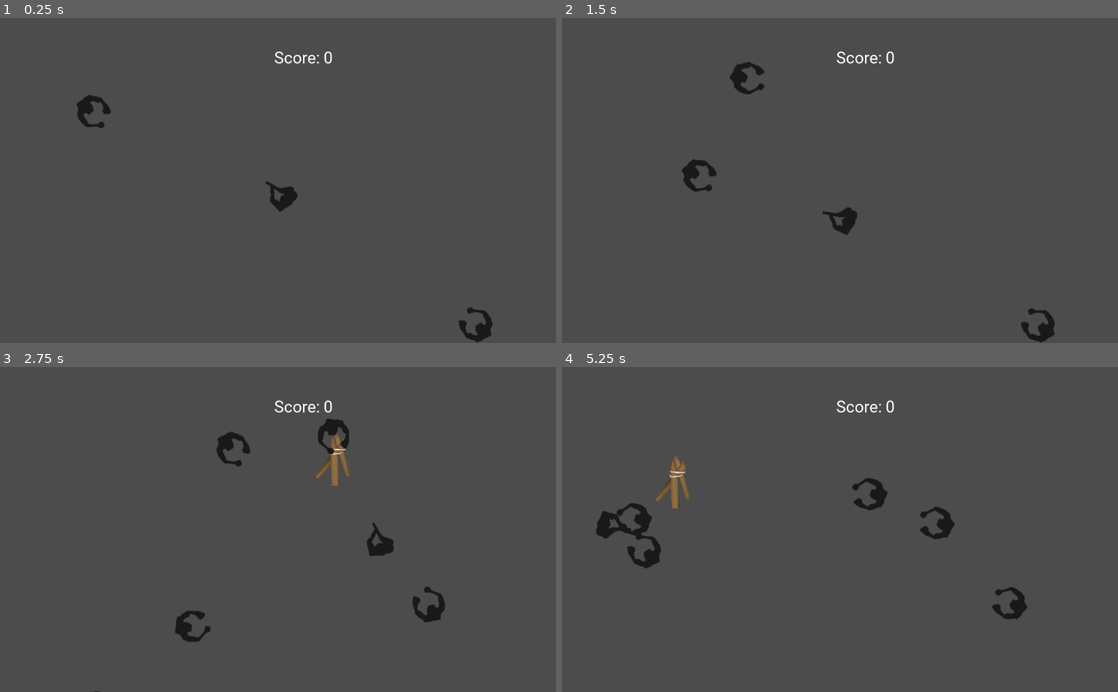
Above: before the commit, frames 1-4 (two rows, left to right).
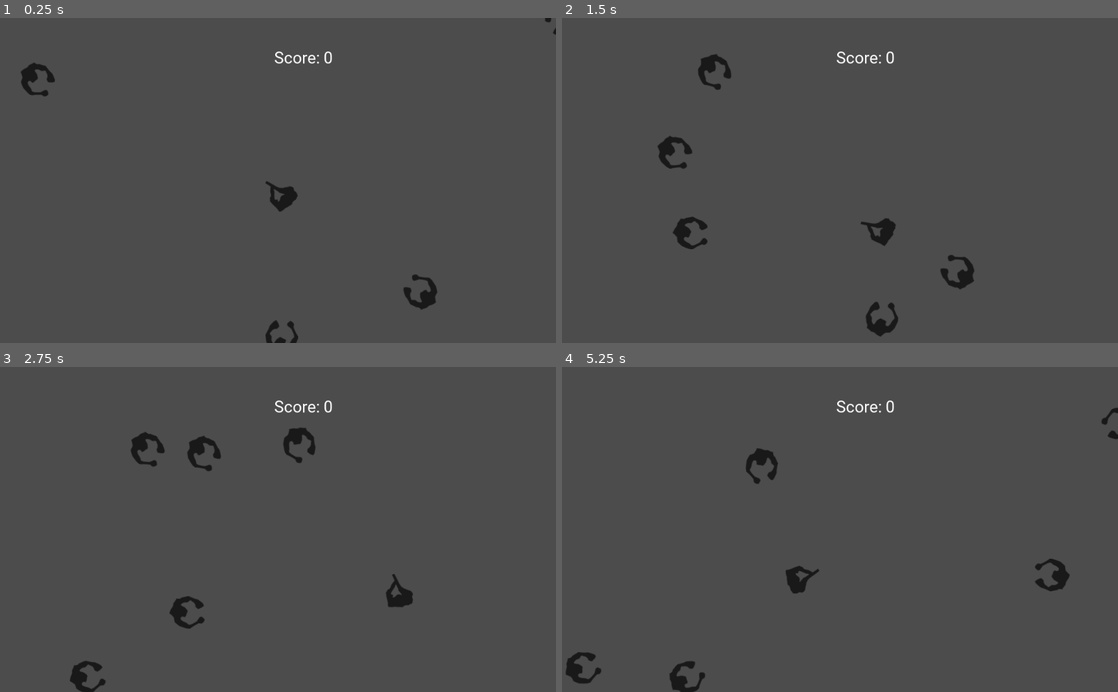
Above: after the commit, the same moments.

Repository: jhanna1/zombie_game
Game: Godot game, scene res://World.tscn
The game is run twice, just before and just after one commit, with the same random seed, the same clock (stepped at 60 frames per second) and the same inputs.
Inputs (mouse positions are in pixels of both pictures, inside the frame that each line leads up to):
- Up to frame 1 (0.25 s): no input
- Up to frame 2 (1.5 s): move the mouse to (962, 164) at 0.52 s; hold D (move_right) 0.53-1.28 s; hold Right mouse button (build) 0.53-1.28 s; tap Shift at 0.8, 1.35 s; move the mouse to (728, 196) at 1.27 s; hold S (move_down) from 1.28 s (still down)
- Up to frame 3 (2.75 s): right-click (166, 545) at 1.55 s; move the mouse to (333, 458) at 2.02 s; release S (move_down) at 2.03 s; hold D (move_right) from 2.03 s (still down); hold Right mouse button (build) from 2.03 s (still down); tap Shift at 2.3 s
- Up to frame 4 (5.25 s): move the mouse to (812, 594) at 2.77 s; release D (move_right) at 2.78 s; release Right mouse button (build) at 2.78 s; hold W (move_up) 2.78-3.53 s; click (812, 594) at 2.85 s; right-click (812, 594) at 3.05 s; move the mouse to (1006, 578) at 3.52 s; hold Shift 3.53-4.28 s; hold A (move_left) 3.53-5.03 s; move the mouse to (673, 480) at 4.27 s; right-click (673, 480) at 4.35 s; move the mouse to (867, 529) at 5.02 s; hold S (move_down) from 5.03 s (still down); hold Shift from 5.03 s (still down)

The runs differ from the first frame. In frame 1, 1.3% of the frame differs, in the area x 3-100%, y 0-100%; in frame 2, 2.7%; in frame 3, 3.2%; in frame 4, 3.5%, in the area x 0-100%, y 12-100%.

Commit message:
Add files via upload
barracades

Diff:
--- a/game/Barr.gd
+++ b/game/Barr.gd
@@ -1,6 +1,6 @@
-extends Area2D
+extends RigidBody2D
 
-var timer = 10000
+var timer = 1200
 
 # Called when the node enters the scene tree for the first time.
 func _ready():
@@ -8,11 +8,8 @@
 	pass # Replace with function body.
 
 func _process(delta):
-
 	if timer == 0:
 		queue_free()
+	if timer < 200:
+		$Sprite.modulate = Color("#CD5C5C")
 	timer -= 1
-
-
-func _on_Barr_body_entered(body):
-	print(body.name)
--- a/game/Barr.tscn
+++ b/game/Barr.tscn
@@ -4,17 +4,21 @@
 [ext_resource path="res://Barricade_detail.png" type="Texture" id=2]
 
 [sub_resource type="CircleShape2D" id=1]
-radius = 21.801
+radius = 15.8952
 
-[node name="Barr" type="Area2D"]
+[node name="Barr" type="RigidBody2D"]
+collision_layer = 3
+collision_mask = 0
+mode = 1
+gravity_scale = 0.0
 script = ExtResource( 1 )
-
-[node name="CollisionShape2D" type="CollisionShape2D" parent="."]
-position = Vector2( 4.24643, 29.3309 )
-shape = SubResource( 1 )
 
 [node name="Sprite" type="Sprite" parent="."]
 position = Vector2( -0.418121, 0 )
 scale = Vector2( 0.1, 0.1 )
 texture = ExtResource( 2 )
-[connection signal="body_shape_entered" from="." to="." method="_on_Barr_body_shape_entered"]
+
+[node name="CollisionShape2D" type="CollisionShape2D" parent="."]
+position = Vector2( 1.30772, 28.4252 )
+shape = SubResource( 1 )
+[connection signal="body_entered" from="." to="." method="_on_Barr_body_entered"]
--- a/game/Bullet.tscn
+++ b/game/Bullet.tscn
@@ -12,6 +12,8 @@
 
 [node name="Bullet" type="KinematicBody2D"]
 position = Vector2( 100, 0 )
+collision_layer = 3
+collision_mask = 1024
 script = ExtResource( 1 )
 
 [node name="CollisionShape2D" type="CollisionShape2D" parent="."]
--- a/game/Loot.tscn
+++ b/game/Loot.tscn
@@ -11,6 +11,7 @@
 flag_disable_z = true
 gravity = Vector3( 0, -3, 0 )
 initial_velocity = 5.0
+angular_velocity = 50.0
 orbit_velocity = 0.0
 orbit_velocity_random = 0.0
 color = Color( 0.498039, 0.137255, 0.611765, 1 )
--- a/game/Player.gd
+++ b/game/Player.gd
@@ -3,11 +3,11 @@
 const MOVE_SPEED = 300
 
 var Bullet = preload("res://Bullet.tscn")
-var barr = load("res://Barr.tscn")
+var barr = preload("res://Barr.tscn")
 
 var ammo = 3
 
-var barrc = 50
+var barrc = 0
 
 onready var raycast = $RayCast2D
 
@@ -29,17 +29,14 @@
 		move_vec.x -= 1
 	if Input.is_action_pressed("move_right"):
 		move_vec.x += 1
-	if Input.is_action_pressed("build"):
-		if barrc > 0:
-			var b = barr.instance()
-			b.position = get_global_mouse_position()
-			add_child(b)
+
 	move_vec = move_vec.normalized()
 	move_and_collide(move_vec * MOVE_SPEED * delta)
 
-
-	#if(Input.is_key_pressed(KEY_SHIFT)):
-	#	MOVE_SPEED = 4504
+	if Input.is_action_just_pressed("build"):
+		if barrc > 0:
+			if magnitude(look_vec) < 300:
+				get_tree().get_root().get_node("World/barr_spawner").spawn(get_global_mouse_position())
 
 	if Input.is_action_just_pressed("shoot"):
 		if ammo > 0 :
@@ -48,6 +45,9 @@
 			var b = Bullet.instance()
 			b.start(look_vec)
 			add_child(b)
+
+func magnitude(input_vec):
+	return(sqrt(input_vec.x*input_vec.x + input_vec.y*input_vec.y))
 
 func add_ammo(amount):
 	ammo += amount
--- a/game/World.gd
+++ b/game/World.gd
@@ -1,14 +1,4 @@
 extends Node2D
 
 func _ready():
-  #First create ourself
-  var thisPlayer = preload("res://Player.tscn").instance()
-  thisPlayer.set_name(str(get_tree().get_network_unique_id()))
-  thisPlayer.set_network_master(get_tree().get_network_unique_id())
-  add_child(thisPlayer)
-
-  #Now create the other player
-  var otherPlayer = preload("res://Player.tscn").instance()
-  otherPlayer.set_name(str(globals.otherPlayerId))
-  otherPlayer.set_network_master(globals.otherPlayerId)
-  add_child(otherPlayer)
+	OS.set_window_maximized(true)
--- a/game/World.tscn
+++ b/game/World.tscn
@@ -1,17 +1,20 @@
-[gd_scene load_steps=8 format=2]
+[gd_scene load_steps=10 format=2]
 
-[ext_resource path="res://Roboto-Regular.ttf" type="DynamicFontData" id=1]
-[ext_resource path="res://Score.gd" type="Script" id=2]
-[ext_resource path="res://ammo.gd" type="Script" id=3]
-[ext_resource path="res://loot_spawner.gd" type="Script" id=4]
-[ext_resource path="res://Player.tscn" type="PackedScene" id=5]
-[ext_resource path="res://zombie_spawner.gd" type="Script" id=6]
+[ext_resource path="res://World.gd" type="Script" id=1]
+[ext_resource path="res://Roboto-Regular.ttf" type="DynamicFontData" id=2]
+[ext_resource path="res://Score.gd" type="Script" id=3]
+[ext_resource path="res://ammo.gd" type="Script" id=4]
+[ext_resource path="res://loot_spawner.gd" type="Script" id=5]
+[ext_resource path="res://Player.tscn" type="PackedScene" id=6]
+[ext_resource path="res://zombie_spawner.gd" type="Script" id=7]
+[ext_resource path="res://barr_spawner.gd" type="Script" id=8]
 
 [sub_resource type="DynamicFont" id=1]
 size = 30
-font_data = ExtResource( 1 )
+font_data = ExtResource( 2 )
 
 [node name="World" type="Node2D"]
+script = ExtResource( 1 )
 
 [node name="Score" type="Label" parent="."]
 margin_left = 504.717
@@ -31,13 +34,16 @@
 custom_fonts/font = SubResource( 1 )
 align = 1
 valign = 1
-script = ExtResource( 3 )
+script = ExtResource( 4 )
 
 [node name="loot_spawner" type="Node" parent="."]
-script = ExtResource( 4 )
+script = ExtResource( 5 )
 
-[node name="Player" parent="." instance=ExtResource( 5 )]
+[node name="Player" parent="." instance=ExtResource( 6 )]
 position = Vector2( 527.424, 335.734 )
 
 [node name="zombie_spawner" type="Node" parent="."]
-script = ExtResource( 6 )
+script = ExtResource( 7 )
+
+[node name="barr_spawner" type="Node" parent="."]
+script = ExtResource( 8 )
--- a/game/Zombie.gd
+++ b/game/Zombie.gd
@@ -5,6 +5,8 @@
 onready var raycast = $RayCast2D
 
 var player = null
+
+var vec_to_player = null
 
 func _ready():
 	add_to_group("zombies")
@@ -14,7 +16,7 @@
 	if player == null:
 		return
 
-	var vec_to_player = player.global_position - global_position
+	vec_to_player = player.global_position - global_position
 	vec_to_player = vec_to_player.normalized()
 	global_rotation = atan2(vec_to_player.y, vec_to_player.x)
 	move_and_collide(vec_to_player * MOVE_SPEED * delta)
@@ -28,6 +30,5 @@
 	get_tree().get_root().get_node("World/loot_spawner").spawn(global_position)
 	queue_free()
 
-
 func set_player(p):
 	player = p
--- /dev/null
+++ b/game/barr_spawner.gd
@@ -0,0 +1,19 @@
+extends Node
+var barr = preload("res://Barr.tscn")
+
+# Declare member variables here. Examples:
+# var a = 2
+# var b = "text"
+
+# Called when the node enters the scene tree for the first time.
+func _ready():
+	pass # Replace with function body.
+
+func spawn(pos):
+	var b = barr.instance()
+	b.position = pos
+	add_child(b)
+
+# Called every frame. 'delta' is the elapsed time since the previous frame.
+#func _process(delta):
+#	pass
--- a/game/zombie_spawner.gd
+++ b/game/zombie_spawner.gd
@@ -17,8 +17,8 @@
 
 func make_zombie():
 	var pos = player.global_position
-	var x = roll_position(window.x*1.2)
-	var y = roll_position(window.y*1.2)
+	var x = roll_position(window.x*1.2) - (window.x * 0.1)
+	var y = roll_position(window.y*1.2) - (window.y * 0.1)
 	var diff = pos - Vector2(x,y)
 	var m = sqrt(diff.x*diff.x + diff.y*diff.y)
 
Not shown: 1 places in game/World.tscn that only renumber resources
